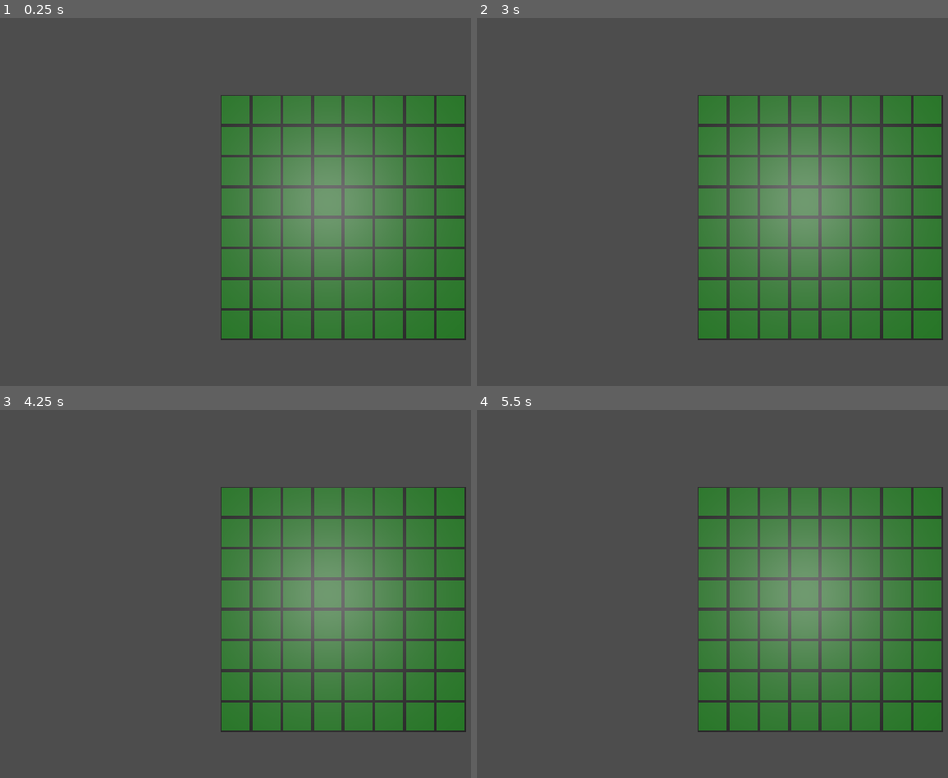
Above: before the commit, frames 1-4 (two rows, left to right).
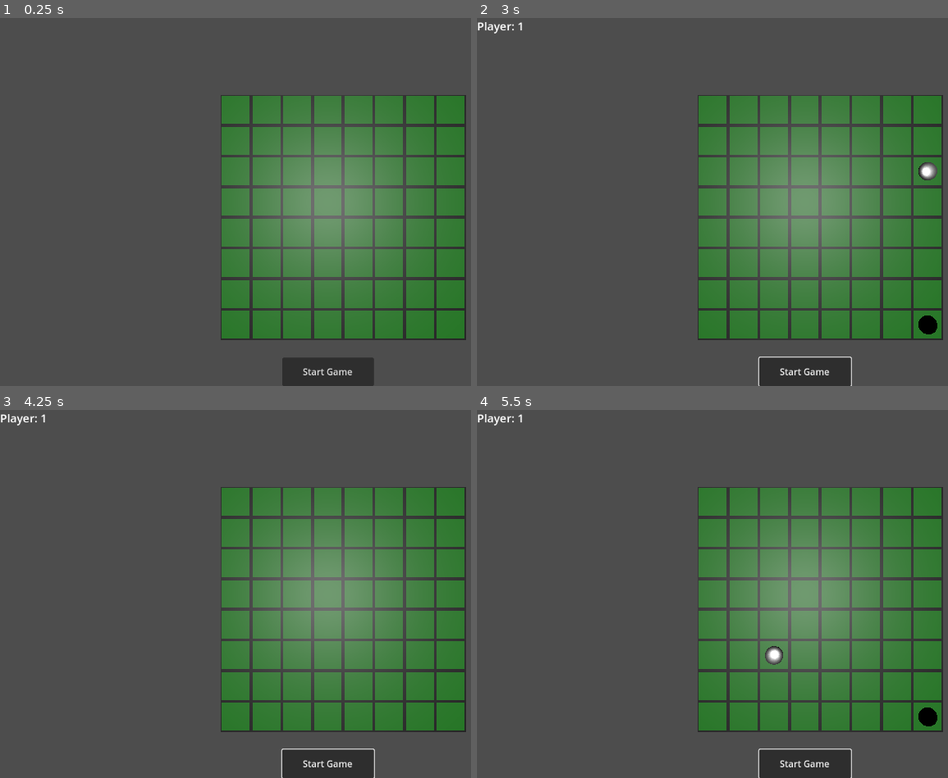
Above: after the commit, the same moments.

Repository: mmaracic/godot-reversi
Game: Godot game, scene res://main.tscn
Same seed, same stepped clock (60 frames per second), same inputs: the game is played once before the commit and once after it.
Inputs (mouse positions are in pixels of both pictures, inside the frame that each line leads up to):
- Up to frame 1 (0.25 s): no input
- Up to frame 2 (3 s): click (806, 371) at 0.5 s, where only the run after the commit has a clickable "Start Game"; click (806, 371) at 1.25 s, where only the run after the commit has a clickable "Start Game"; click (806, 371) at 2 s, where only the run after the commit has a clickable "Start Game"; tap Enter at 2.75 s; move the mouse to (outside the picture) at 2.77 s; click (outside the picture) at 2.92 s
- Up to frame 3 (4.25 s): tap Space at 3.5 s; move the mouse to (197, 612) at 3.52 s; click (197, 612) at 3.67 s
- Up to frame 4 (5.5 s): tap Enter at 4.25 s; move the mouse to (872, 513) at 4.27 s; click (872, 513) at 4.42 s; tap Space at 5 s; move the mouse to (773, 667) at 5.02 s; click (773, 667) at 5.17 s

The runs differ from the first frame. In frame 1, 1.4% of the frame differs, in the area x 59-80%, y 92-100%; in frame 2, 1.9%, in the area x 0-98%, y 1-100%; in frame 3, 1.6%; in frame 4, 1.9%.

Commit message:
Human and automated players can set pucks

Diff:
--- /dev/null
+++ b/automated_player.gd
@@ -0,0 +1,28 @@
+class_name AutomatedPlayer
+extends Object
+
+var Util = preload("util.gd")
+
+var gridData: Dictionary = {}
+
+
+func updateGrid(gridSize:int, state: Array[Util.GridData]) -> void:
+	gridData.clear()
+	#print("Grid state")
+	for i in range(0, state.size()):
+		var item:Util.GridData = state[i]
+		#print(item)
+		gridData[item.position.getIndex(gridSize)] = item.puck
+
+func selectNextPosition(gridSize:int) -> Util.ReturnPosition:
+	var element = Util.ReturnPosition.new()
+	element.position = Util.Position.new()
+	for row in range(0, gridSize):
+		for column in range(0, gridSize):
+			element.valid = true
+			element.position.row = row
+			element.position.column = column
+			if (!gridData.has(element.position.getIndex(gridSize))):
+				return element
+	element.valid = false
+	return element
--- a/grid.gd
+++ b/grid.gd
@@ -1,18 +1,90 @@
+class_name Grid
 extends Node3D
 
-@export var gridSize:int = 8
+var Util = preload("util.gd")
+
+var players:Array[Util.Player]
+var playerIndex:int
+
+@export var size:int = 8
 @export var gridElement: PackedScene
+
+signal move_done
+
+var elementDictionary = {}
 
 # Called when the node enters the scene tree for the first time.
 func _ready() -> void:
-
-	for x in range(0, gridSize):
-		for z in range(0, gridSize):
-			var element = gridElement.instantiate()
+	for x in range(0, size):
+		for z in range(0, size):
+			var element:GridElement = gridElement.instantiate()
 			element.setPosition(Vector3(x, 0, z))
+			element.clicked.connect(setCurrentPuckToElement.bind(element))
 			add_child(element)
+			elementDictionary[_calculateIndex(z,x)] = element
 
 
 # Called every frame. 'delta' is the elapsed time since the previous frame.
 func _process(delta: float) -> void:
 	pass
+
+func reset(players:Array[Util.Player]) -> void:
+	if (!players.is_empty()):
+		self.players = players
+		playerIndex = 0
+	var children = get_children()
+	for i in range(0, children.size()):
+		var child:GridElement = children[i]
+		child._setPuck(Util.Puck.None)
+
+func getGridState() -> Array[Util.GridData]:
+	var state:Array[Util.GridData] = []
+	var children = get_children()
+	for i in range(0, children.size()):
+		var child:GridElement = children[i]
+		if (child.getPuck() != Util.Puck.None):
+			var childPosition:Vector3 = child.getPosition()
+			var data = Util.GridData.new()
+			data.position = Util.Position.new()
+			data.position.row = roundi(childPosition.z)
+			data.position.column = roundi(childPosition.x)
+			data.puck = child.getPuck()
+			state.append(data)
+	return state
+
+func _calculateIndex(row: int, column: int) -> int:
+	return row*size+column
+
+#This is how automated player sets puck
+func setElement(row: int, column: int, side: Util.PlayerSide) -> bool:
+	var index = _calculateIndex(row, column)
+	var element: GridElement = elementDictionary.get(index)
+	var result: bool = _setPuckToElementIfTurnAndEmpty(element, side, Util.PlayerType.Automated)
+	return result
+
+#This is how human player sets puck
+func setCurrentPuckToElement(element: GridElement) -> bool:
+	if (!players.is_empty()):
+		var playerSide = players[playerIndex].side
+		var result:bool = _setPuckToElementIfTurnAndEmpty(element, playerSide, Util.PlayerType.Human)
+		return result
+	else:
+		return false
+
+func _setPuckToElementIfTurnAndEmpty(element: GridElement, side: Util.PlayerSide, type: Util.PlayerType) -> bool:
+	if (!players.is_empty()):
+		var puckType:Util.Puck = Util.Puck.White if (side == Util.PlayerSide.White) else Util.Puck.Black
+		var player:Util.Player = players[playerIndex]
+		var result: bool = element.setPuckIfEmpty(puckType) if (player.side == side and player.type == type) else false
+		var nextSide = _nextPlayer()
+		move_done.emit(nextSide, getGridState())
+		return result
+	else:
+		return false
+
+
+func _nextPlayer() -> Util.PlayerSide:
+	playerIndex+=1
+	if (playerIndex >= players.size()):
+		playerIndex = 0
+	return players[playerIndex].side
--- a/grid_element.gd
+++ b/grid_element.gd
@@ -1,12 +1,15 @@
+class_name GridElement
 extends Node3D
 
-enum Puck {White, Black, None}
+var Util = preload("util.gd")
+
+signal clicked
 
 var targeted: bool = false
 
 # Called when the node enters the scene tree for the first time.
 func _ready() -> void:
-	setPuck(Puck.None)
+	_setPuck(Util.Puck.None)
 
 
 # Called every frame. 'delta' is the elapsed time since the previous frame.
@@ -17,25 +20,46 @@
 	var marker:Marker3D = get_node("ElementMarker")
 	marker.position = newPosition
 
+func getPosition() -> Vector3:
+	var marker:Marker3D = get_node("ElementMarker")
+	return Vector3(marker.position)
 
-func setPuck(type: Puck) -> void:
-	var whitePuck = get_node("ElementMarker/WhitePuck")
-	var blackPuck = get_node("ElementMarker/BlackPuck")
+
+func _setPuck(type: Util.Puck) -> void:
+	var whitePuck:Node3D = get_node("ElementMarker/WhitePuck")
+	var blackPuck:Node3D = get_node("ElementMarker/BlackPuck")
 	match type:
-		Puck.White:
+		Util.Puck.White:
 			whitePuck.visible = true
 			blackPuck.visible = false
-		Puck.Black:
+		Util.Puck.Black:
 			whitePuck.visible = false
 			blackPuck.visible = true
-		Puck.None:
+		Util.Puck.None:
 			whitePuck.visible = false
 			blackPuck.visible = false
 
+func getPuck() -> Util.Puck:
+	var whitePuck:Node3D = get_node("ElementMarker/WhitePuck")
+	var blackPuck:Node3D = get_node("ElementMarker/BlackPuck")
+	if (whitePuck.visible):
+		return Util.Puck.White
+	elif (blackPuck.visible):
+		return Util.Puck.Black
+	else:
+		return Util.Puck.None
+
+func setPuckIfEmpty(puck: Util.Puck) -> bool:
+	if (getPuck() == Util.Puck.None):
+		_setPuck(puck)
+		return true
+	else:
+		return false
+
+
 func _unhandled_input(event: InputEvent) -> void:
 	if event is InputEventMouseButton and event.is_pressed() and targeted:
-		var elementMarker: Marker3D = get_node("ElementMarker")
-		print("Clicked position: ", elementMarker.position)
+		clicked.emit()
 
 func _on_square_area_mouse_entered() -> void:
 	targeted = true
--- a/main.gd
+++ b/main.gd
@@ -1,11 +1,48 @@
 extends Node3D
+
+var AutomatedPlayer = preload("res://automated_player.gd")
+var Util = preload("util.gd")
 
 @export var grid: PackedScene
 
+var players: Array[Util.Player] = []
+var automatons:Dictionary = {}
+
 # Called when the node enters the scene tree for the first time.
 func _ready() -> void:
-	pass
+	var playerWhite:Util.Player = Util.Player.new()
+	playerWhite.side = Util.PlayerSide.White
+	playerWhite.type = Util.PlayerType.Human
+	var playerBlack:Util.Player = Util.Player.new()
+	playerBlack.side = Util.PlayerSide.Black
+	playerBlack.type = Util.PlayerType.Automated
+	players = [playerWhite, playerBlack]
+
+	for player in players:
+		if (player.type == Util.PlayerType.Automated):
+			automatons[player.side] = AutomatedPlayer.new()
+	reset()
 
 # Called every frame. 'delta' is the elapsed time since the previous frame.
 func _process(delta: float) -> void:
 	pass
+
+func reset() -> void:
+	var grid: Grid = get_node("Grid")
+	grid.reset(players)
+
+
+func _on_grid_move_done(nextSide:Util.PlayerSide, gridState:Array[Util.GridData]) -> void:
+	var grid: Grid = get_node("Grid")
+	if (automatons.has(nextSide)):
+		var player:AutomatedPlayer = automatons[nextSide]
+		player.updateGrid(grid.size, gridState)
+		var position:Util.ReturnPosition = player.selectNextPosition(grid.size)
+		print("Automated player selected position: ", position)
+		if (position.valid):
+			grid.setElement(position.position.row, position.position.column, nextSide)
+
+
+
+func _on_ui_start_game() -> void:
+	reset()
--- a/main.tscn
+++ b/main.tscn
@@ -20,4 +20,7 @@
 directional_shadow_max_distance = 1.0
 
 [node name="UI" parent="." instance=ExtResource("3_78ks1")]
-visible = false
+
+[connection signal="move_done" from="Grid" to="." method="_on_grid_move_done"]
+[connection signal="move_done" from="Grid" to="UI" method="_on_grid_move_done"]
+[connection signal="start_game" from="UI" to="." method="_on_ui_start_game"]
--- /dev/null
+++ b/ui.gd
@@ -0,0 +1,23 @@
+extends Control
+
+var Util = preload("util.gd")
+
+signal start_game
+
+# Called when the node enters the scene tree for the first time.
+func _ready() -> void:
+	pass # Replace with function body.
+
+
+# Called every frame. 'delta' is the elapsed time since the previous frame.
+func _process(delta: float) -> void:
+	pass
+
+
+func _on_grid_move_done(nextSide:Util.PlayerSide, gridState:Array[Util.GridData]) -> void:
+	var player:Label = get_node("Player")
+	player.text = "Player: " + str(nextSide)
+
+
+func _on_start_button_down() -> void:
+	start_game.emit()
--- a/ui.tscn
+++ b/ui.tscn
@@ -1,4 +1,9 @@
-[gd_scene format=3 uid="uid://dgfpim4cr13sx"]
+[gd_scene load_steps=3 format=3 uid="uid://dgfpim4cr13sx"]
+
+[ext_resource type="Script" path="res://ui.gd" id="1_aqod1"]
+
+[sub_resource type="LabelSettings" id="LabelSettings_iednt"]
+font_size = 20
 
 [node name="UI" type="Control"]
 layout_mode = 3
@@ -7,3 +12,27 @@
 anchor_bottom = 1.0
 grow_horizontal = 2
 grow_vertical = 2
+mouse_filter = 1
+script = ExtResource("1_aqod1")
+
+[node name="Player" type="Label" parent="."]
+layout_mode = 0
+offset_right = 40.0
+offset_bottom = 23.0
+label_settings = SubResource("LabelSettings_iednt")
+
+[node name="Start" type="Button" parent="."]
+layout_mode = 1
+anchors_preset = 7
+anchor_left = 0.5
+anchor_top = 1.0
+anchor_right = 0.5
+anchor_bottom = 1.0
+offset_left = -80.5
+offset_top = -50.0
+offset_right = 80.5
+grow_horizontal = 2
+grow_vertical = 0
+text = "Start Game"
+
+[connection signal="button_down" from="Start" to="." method="_on_start_button_down"]
--- /dev/null
+++ b/util.gd
@@ -0,0 +1,36 @@
+class_name Util
+extends Object
+
+enum PlayerSide{White, Black}
+enum PlayerType{Human, Automated}
+
+class Player:
+	var side: PlayerSide
+	var type: PlayerType
+
+enum Puck {White, Black, None}
+
+class Position:
+	var row:int
+	var column:int
+
+	func getIndex(gridSize:int) -> int:
+		return  row*gridSize+column
+
+	func _to_string() -> String:
+		return "Position Row: " + str(row) + " Column: " + str(column)
+
+class GridData:
+	var position:Position
+	var puck:Puck
+
+	func _to_string() -> String:
+		return position._to_string() + " Puck: " + str(puck)
+
+class ReturnPosition:
+	var position:Position
+	var valid:bool
+
+
+	func _to_string() -> String:
+		return position._to_string() + " Valid: " + str(valid)
